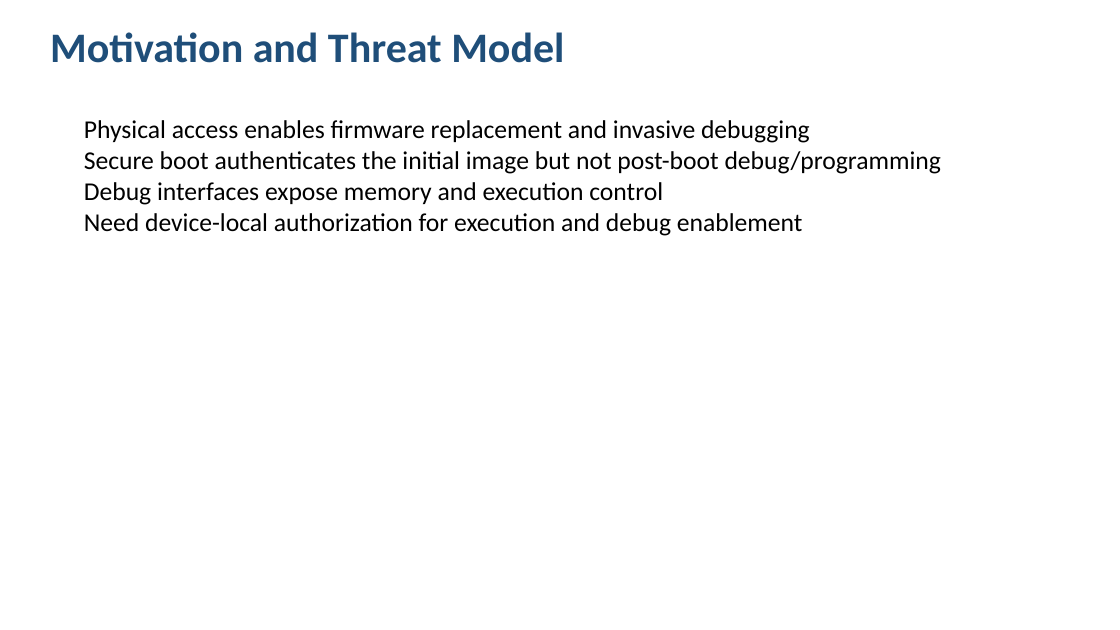
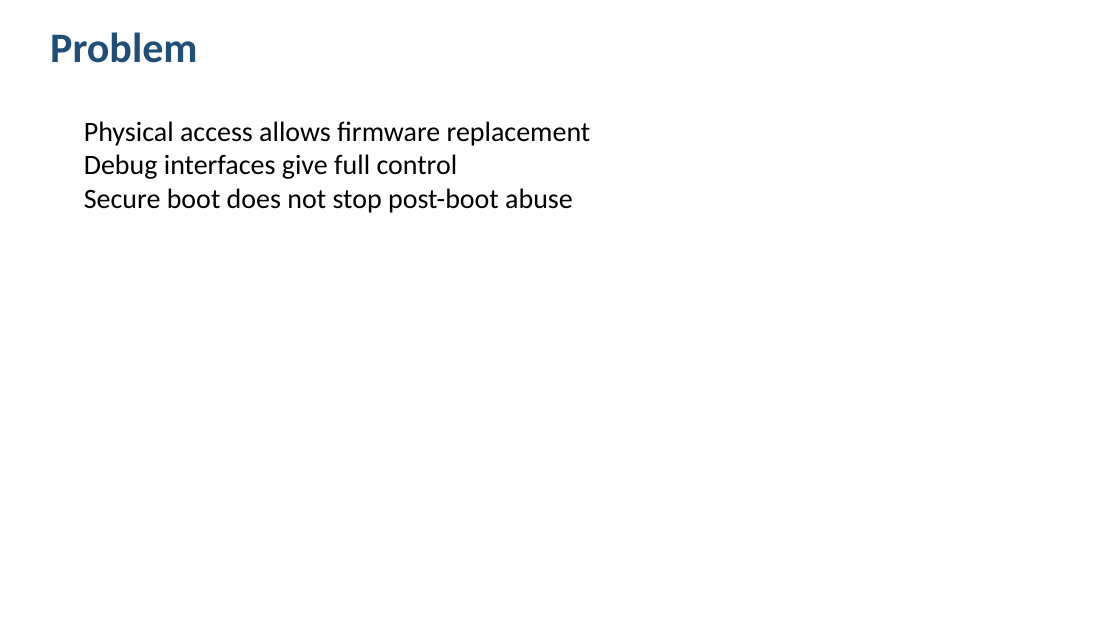
Before and after one commit to Maria618-hash/Ardiono-Alpha, a slide deck: slide 2 of Final_Defense_Presentation.pptx (slide 3 before the commit). Drawn at 1120x630 pixels with LibreOffice and Linux fonts; fonts in the diff are those of the drawing. Boxes give left, top, right and bottom in pixels: in the first picture for what was removed or moved away, otherwise in the second. Text is boxed around its words. In the diff, an @@ line names an element or a change of style, - is before the commit and + after.

```diff
--- a/Final_Defense_Presentation.pptx
+++ b/Final_Defense_Presentation.pptx
@@ text at (x1=50, y1=32, x2=197, y2=63): text changed @@
-Motivation and Threat Model
+Problem
@@ text at (x1=84, y1=121, x2=591, y2=213): text changed; size 22 to 24 pt @@
-Physical access enables firmware replacement and invasive debugging
-Secure boot authenticates the initial image but not post-boot debug/programming
-Debug interfaces expose memory and execution control
-Need device-local authorization for execution and debug enablement
+Physical access allows firmware replacement
+Debug interfaces give full control
+Secure boot does not stop post-boot abuse
```
Also in this commit, not shown: 8 other slides changed, 3 slides added, 8 slides removed.
